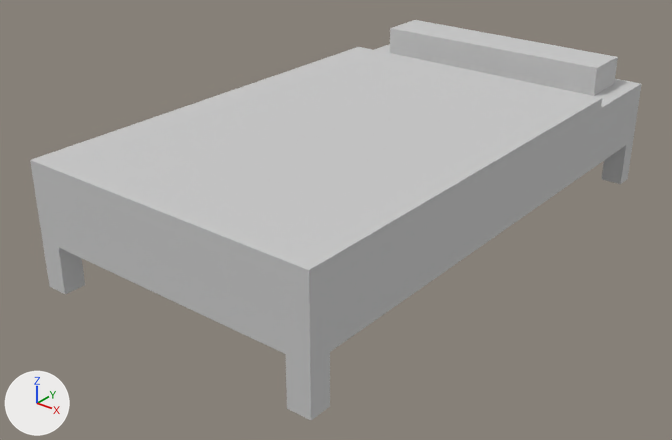
Renders of the FBX model LD37/Assets/Props/bed.FBX from each side of a commit.
Camera for both pictures: a camera (50 mm lens) standing at (77.8, -106.2, 53.8) and looking at (-2.0, -6.5, -8.0). Every picture has the same lights, and +X, +Y and +Z are marked at lower left.
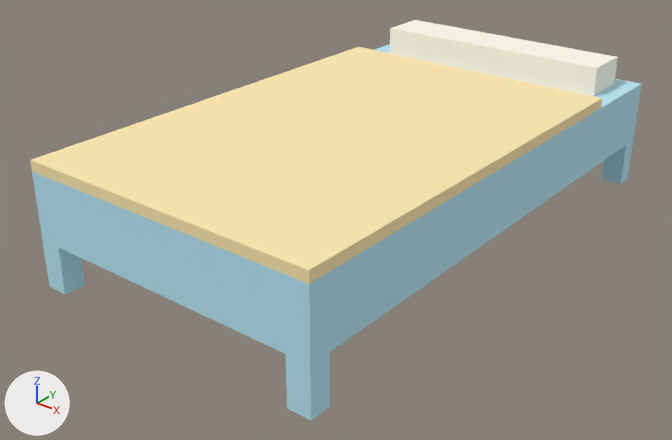
Changed parts and their boxes [x1, y1, x2, y2] in the pictures (672 x 440 px):
'Box012', recoloured
    both: [30, 20, 642, 420]
part 1 of me_mesh, recoloured (grey to beige)
    both: [30, 47, 602, 284]
part 2 of me_mesh, recoloured (grey to cyan)
    both: [32, 44, 642, 420]

What the commit changed:
Material '01 - Default' (mat_01___default) changes colour from light grey #cacaca to white #fffcef; in linear values from (0.588, 0.588, 0.588) to (0.996, 0.976, 0.863).
Material '09 - Default' (mat_09___default) is new.
Its base color is (1.0, 0.82, 0.439) (beige #ffeab1).
Its roughness is 0.859.
Material '08 - Default' (mat_08___default) is new.
Its base color is (0.478, 0.8, 0.922) (cyan #b8e7f6).
Its roughness is 0.859.
me_mesh has 78 vertices, 76 faces and spans x -23.7..23.7, y -43.1..43.1, z -11.0..11.0.
me_mesh is used by ob_box012; location (0.0, 0.0, 0.0).
me_mesh part 1: all 16 faces centred in x -23.7..23.7, y -43.1..27.2, z 7.2..8.0 switch from mat_01___default (light grey #cacaca) to mat_09___default (beige #ffeab1).
me_mesh part 2: 54 of the faces centred in x -23.7..23.7, y -43.1..43.1, z -11.0..6.4 switch from mat_01___default (light grey #cacaca) to mat_08___default (cyan #b8e7f6).
